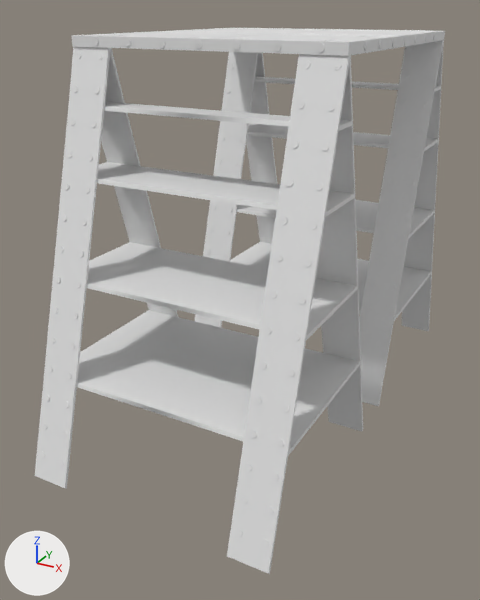
Before and after pictures for a commit that changed the FBX model Assets/Models/Box2.fbx.
Before and after are seen from a 50 mm camera at (6.27, -12.96, 2.71) aimed at (-0.34, -0.93, -3.31). The lights are fixed; the arrows at lower left show +X, +Y and +Z. The first picture is the older version. Where no turn or scale is listed for an object, it has been applied to the vertices.

Names of what the first picture shows: 'Base', 'ScrewDiagonal.001', 'ScrewHorizontal', 'ScrewHorizontal.001', 'Support'.
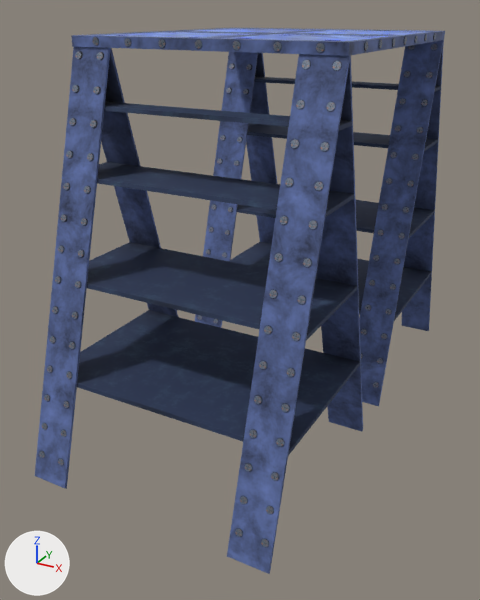
What the commit changed:
Picture 'Box1ScrewDiagonal.png' (img_box1screwdiagonal_png) is new.
Picture 'Box2Support.png' (img_box2support_png) is new.
Picture 'Box1Screw2.png' (img_box1screw2_png) is new.
Picture 'Box1Base.png' (img_box1base_png) is new.
Material 'ScrewDiagonalBaked' (mat_screwdiagonalbaked) is new.
Its texture is img_box1screwdiagonal_png (with its transparency).
Its metallic is 1.0.
Its roughness is 0.445.
Material 'SupportBaked' (mat_supportbaked) is new.
Its texture is img_box2support_png (with its transparency).
Its roughness is 0.812.
Material 'Screw2Baked' (mat_screw2baked) is new.
Its texture is img_box1screw2_png (with its transparency).
Its metallic is 1.0.
Its roughness is 0.636.
Material 'BaseBaked' (mat_basebaked) is new.
Its texture is img_box1base_png (with its transparency).
Its roughness is 0.51.
me_circle_002 has 18368 vertices, 16240 faces and spans x -4.59..0.58, y -2.21..5.86, z -7.5..0.07.
me_circle_002 gains material mat_screw2baked (picture img_box1screw2_png).
me_circle_003 has 2296 vertices, 2030 faces and spans x -5.34..0.01, y -0.07..4.38, z -0.06..0.08.
me_circle_003 gains material mat_screwdiagonalbaked (picture img_box1screwdiagonal_png).
me_circle_006 has 2296 vertices, 2030 faces and spans x -4.38..0.07, y -6.0..0.01, z -0.06..0.08.
me_circle_006 gains material mat_screwdiagonalbaked (picture img_box1screwdiagonal_png).
me_cube_002 has 2953 vertices, 3030 faces and spans x -2.66..2.66, y -2.99..2.99, z -0.19..0.0.
me_cube_002 no longer uses material mat_colorgrid_001 (white #e7e7e7).
me_cube_002 gains material mat_basebaked (picture img_box1base_png).
me_cube_003 has 5312 vertices, 5198 faces and spans x -4.55..0.77, y -2.48..8.14, z -4.45..3.67.
me_cube_003 no longer uses material mat_colorgrid_001 (white #e7e7e7).
me_cube_003 gains material mat_supportbaked (picture img_box2support_png).

What differs and where, as boxes (x1, y1, x2, y2) in the pictures (480 x 600 px):
'Support', recoloured (white to blue): (35, 40, 444, 574) in both
'Base', recoloured (white to blue): (71, 28, 445, 56) in both
'ScrewDiagonal.001', recoloured: (39, 44, 437, 547) in both
'ScrewHorizontal.001', recoloured: (93, 37, 325, 52) in both
'ScrewHorizontal', recoloured: (364, 33, 436, 51) in both
